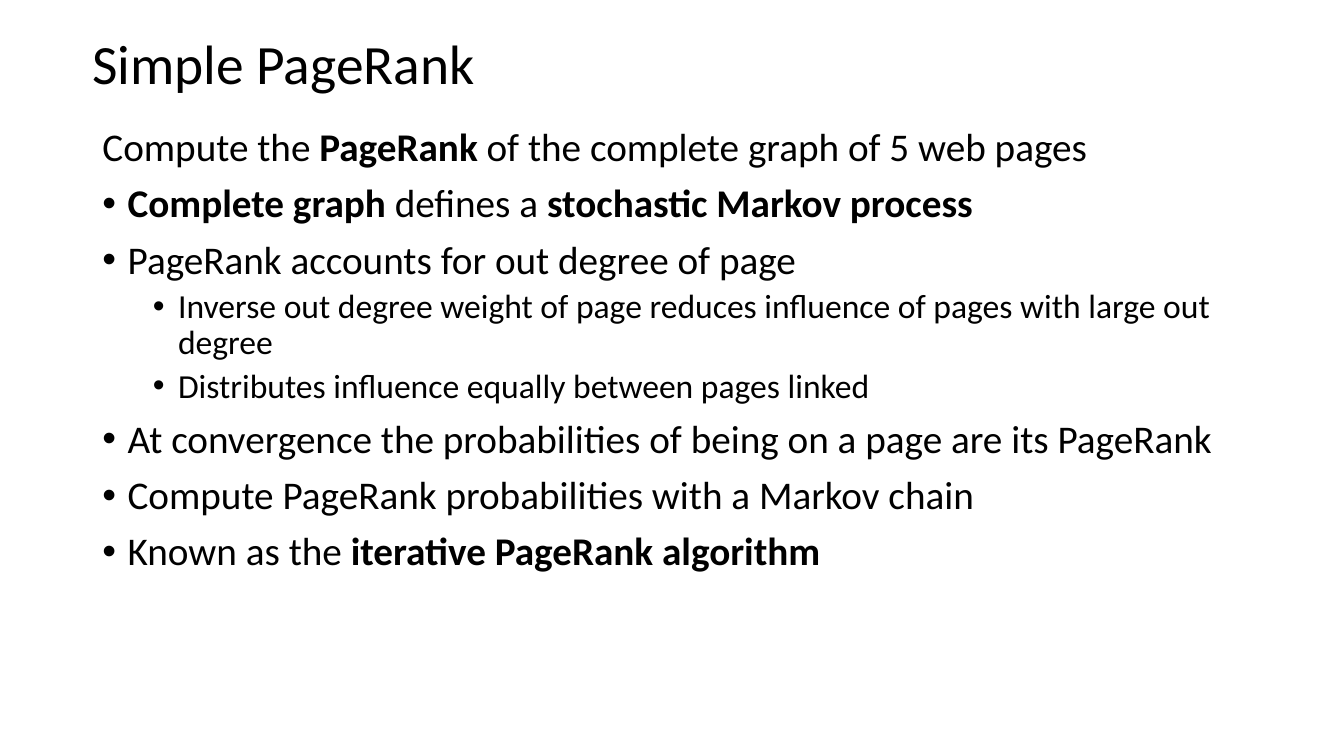
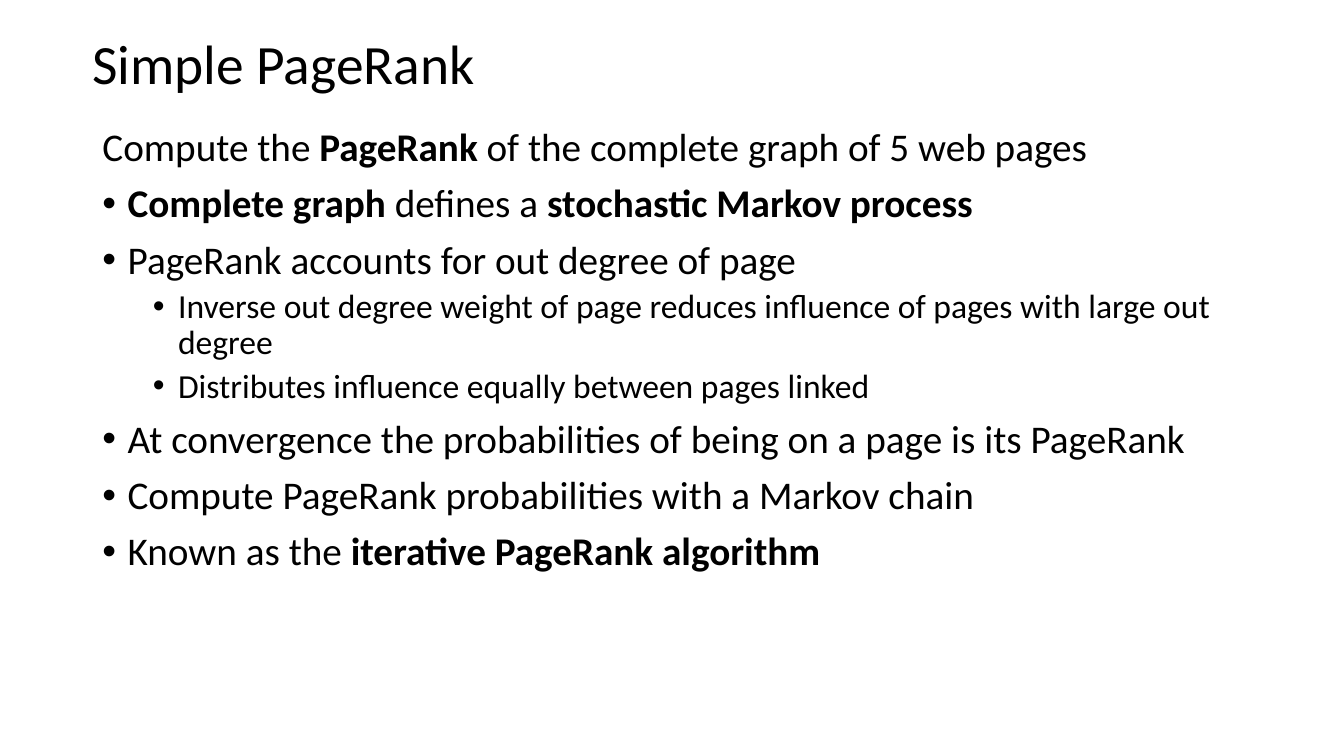
Before and after one commit to StephenElston/CSCI-E-108, a slide deck: slide 37 of slides/6_WebSearching.pptx (slide 36 before the commit). Drawn at 1344x756 pixels with LibreOffice and Linux fonts; fonts in the diff are those of the drawing. Boxes give left, top, right and bottom in pixels: in the first picture for what was removed or moved away, otherwise in the second. Text is boxed around its words. In the diff, an @@ line names an element or a change of style, - is before the commit and + after.

```diff
--- a/slides/6_WebSearching.pptx
+++ b/slides/6_WebSearching.pptx
@@ text at [128,425,1185,460]: text changed @@
-• At convergence the probabilities of being on a page are its PageRank
+• At convergence the probabilities of being on a page is its PageRank
```
Also in this commit, not shown: 9 other slides changed, 4 slides added.
